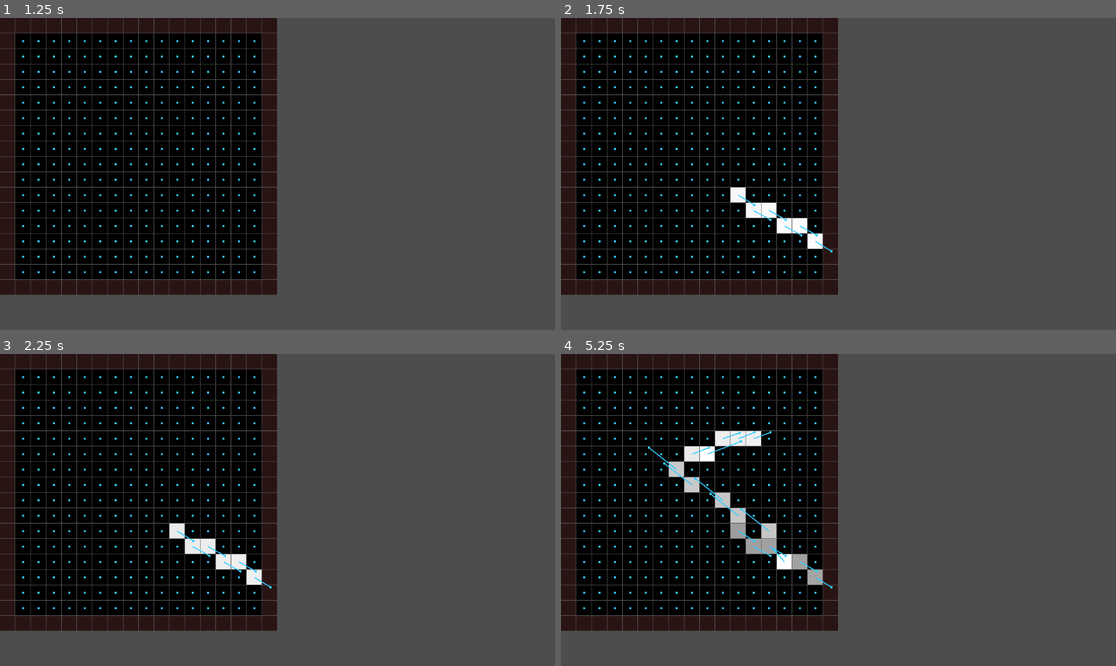
Above: before the commit, frames 1-4 (two rows, left to right).
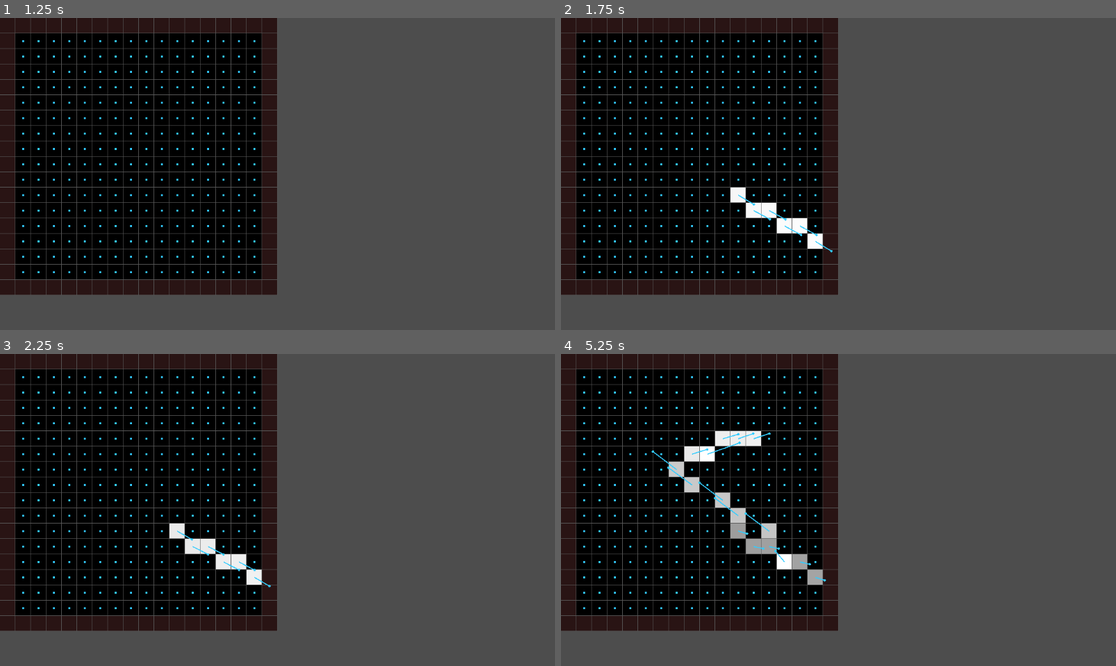
Above: after the commit, the same moments.

Repository: rskupnik/godot-fluid-simulation-demo
Game: Godot game, scene res://root.tscn
The game is run twice, just before and just after one commit, with the same random seed, the same clock (stepped at 60 frames per second) and the same inputs.
Inputs (mouse positions are in pixels of both pictures, inside the frame that each line leads up to):
- Up to frame 1 (1.25 s): tap Enter at 0.5 s; move the mouse to (399, 158) at 0.52 s; click (399, 158) at 0.67 s
- Up to frame 2 (1.75 s): tap Space at 1.25 s; drag from (727, 189) to (810, 236) at 1.27 s
- Up to frame 3 (2.25 s): move the mouse to (333, 441) at 2.02 s; click (333, 441) at 2.17 s
- Up to frame 4 (5.25 s): tap Enter at 2.75, 4.25 s; drag from (810, 572) to (672, 463) at 2.77 s; tap Space at 3.5, 5 s; move the mouse to (1005, 556) at 3.52 s; click (1005, 556) at 3.67 s; drag from (672, 463) to (755, 432) at 4.27 s; move the mouse to (866, 510) at 5.02 s; click (866, 510) at 5.17 s

Frame 1 is identical in both runs. In frame 2, less than 0.1% of the frame differs, in the area x 32-49%, y 56-76%; in frame 3, less than 0.1%; in frame 4, 0.4%, in the area x 15-49%, y 24-76%.

Commit message:
make velocity slowly fade over time

Diff:
--- a/fluid_grid.gd
+++ b/fluid_grid.gd
@@ -7,6 +7,7 @@
 
 @export var velocity_draw_scale := 20.0
 @export var velocity_add_scale := 0.06
+@export var velocity_fade_rate := 0.2
 
 var is_dragging := false
 var last_mouse_cell := Vector2i.ZERO
@@ -65,6 +66,16 @@
 			# to make it the same despite the framerate
 			density[idx] = max(0.0, density[idx] - density_fade_rate * delta)
 
+# Fade velocity as the time passes
+func fade_velocity(delta: float) -> void:
+	for j in range(1, N + 1):
+		for i in range(1, N + 1):
+			var idx := IX(i, j)
+			# We need to multiply the rate of velocity fade through delta
+			# to make it the same despite the framerate
+			u[idx] = move_toward(u[idx], 0.0, velocity_fade_rate * delta)
+			v[idx] = move_toward(v[idx], 0.0, velocity_fade_rate * delta)
+
 # This is the standard Godot function for processing input
 # We want to detect when a mouse is dragged while clicked and the inject
 # both density and velocity at the relevant cells
@@ -101,9 +112,10 @@
 # This is the standard Godot function called every frame
 # It's the heart of our simulation
 # The "delta" variable hold the amount of time that passed since the last frame
-# For now we use it to slowly fade the density
+# For now we use it to slowly fade the density and velocity
 func _process(delta: float) -> void:
 	fade_density(delta)
+	fade_velocity(delta)
 	queue_redraw()
 
 # This is the standard Godot function used for drawing
